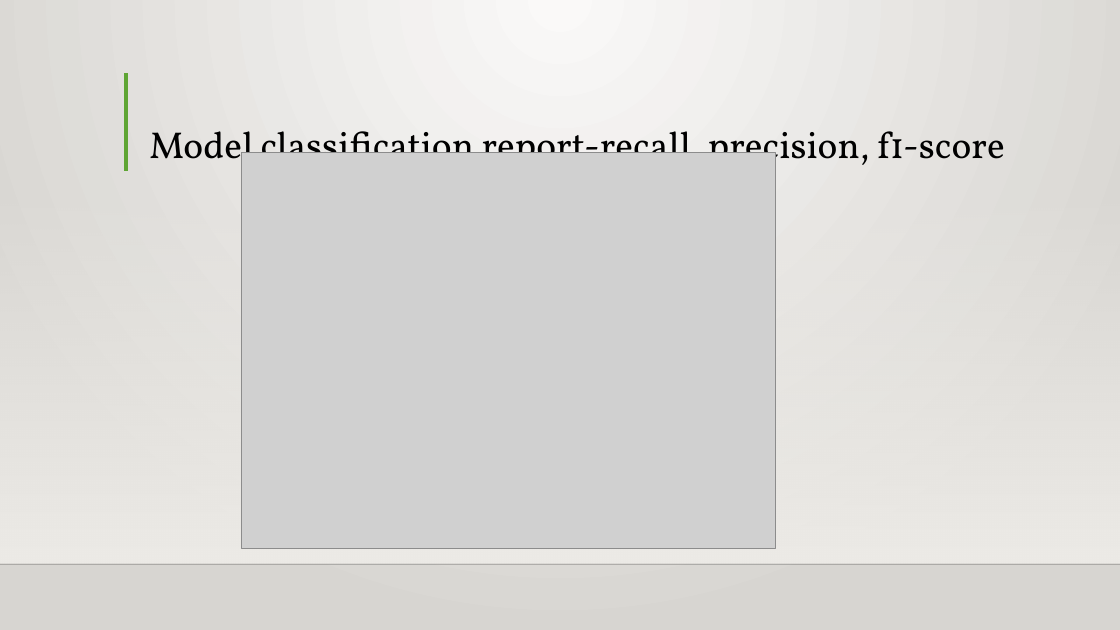
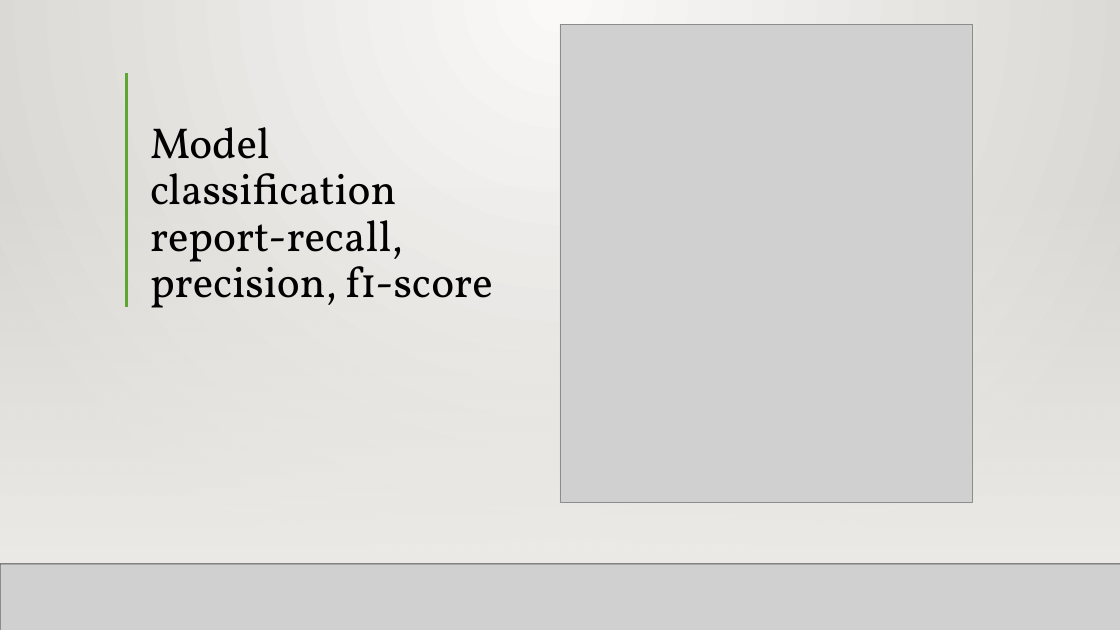
Before and after one commit to bernardolapel/Supervised-Learning-Project, a slide deck: slide 12 of MachineLearning_Supervised_AdeboyeBernard.pptx. Drawn at 1120x630 pixels with LibreOffice and Linux fonts; fonts in the diff are those of the drawing; grey boxes stand for pictures; background and template pictures are left out. Boxes give left, top, right and bottom in pixels: in the first picture for what was removed or moved away, otherwise in the second. Text is boxed around its words. In the diff, an @@ line names an element or a change of style, - is before the commit and + after.

```diff
--- a/MachineLearning_Supervised_AdeboyeBernard.pptx
+++ b/MachineLearning_Supervised_AdeboyeBernard.pptx
@@ rectangle added at (0, 0, 1120, 630), fill gradient #FAFAF9 to #D7D5D2 @@
@@ picture added at (560, 24, 973, 502) @@
@@ line added from (126, 73) to (126, 308), #5FA534 3 pt @@
@@ title "Model classification report-recall, precision, f1-score" at (150, 127, 492, 308): size 32 to 37 pt @@
@@ line added from (214, 73) to (214, 308), #5FA534 3 pt @@
@@ picture removed at (242, 153, 776, 549) @@
@@ rectangle added at (0, 185, 1120, 563), fill gradient #EDEBE7 @@
@@ rectangle added at (0, 185, 1120, 563), fill gradient #EDEBE7 @@
@@ line added from (0, 565) to (1120, 565), #000001 1 pt @@
@@ picture added at (0, 564, 1120, 630) @@
@@ line added from (0, 565) to (1120, 565), #000001 1 pt @@
```
Also in this commit, not shown: 6 other slides changed, 1 slide added, 1 slide removed, 2 other files.
